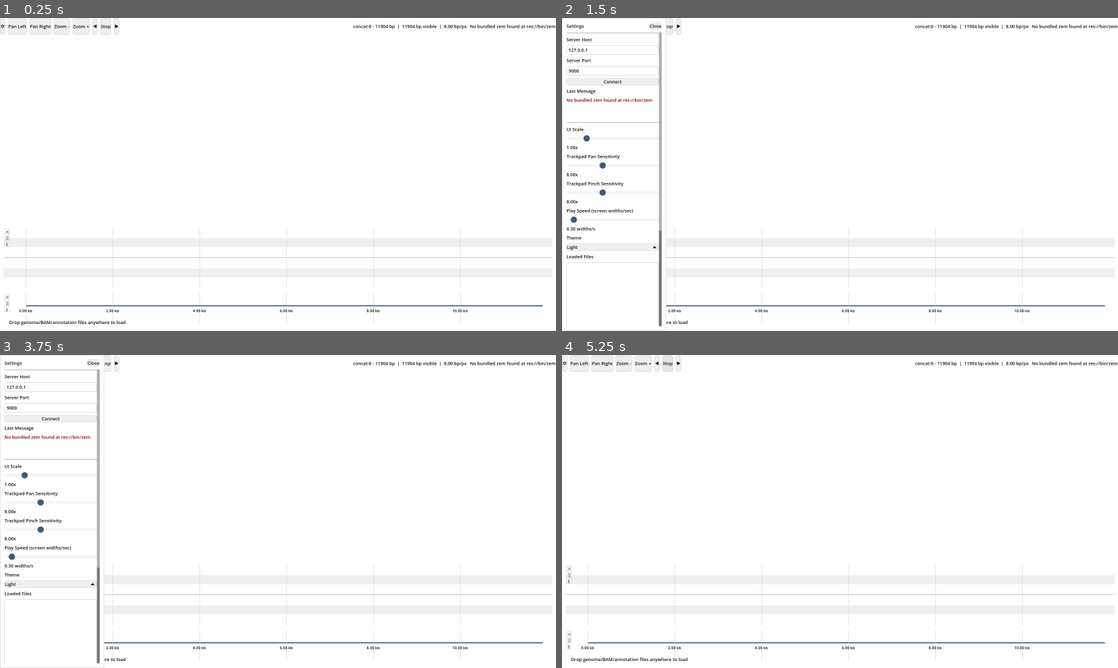
Above: before the commit, frames 1-4 (two rows, left to right).
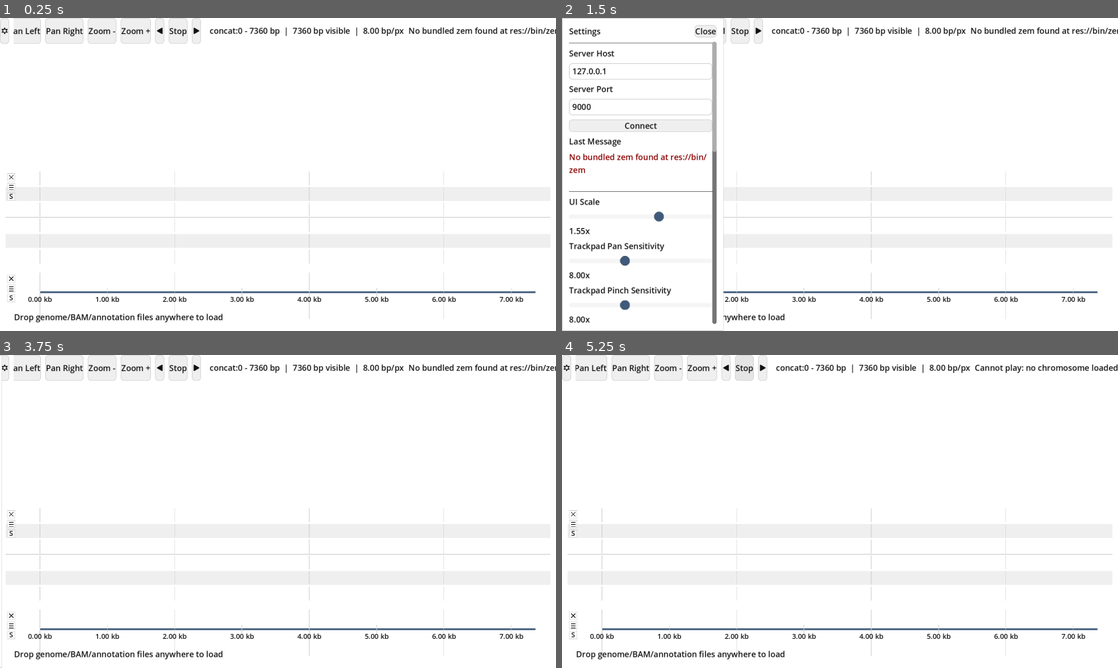
Above: after the commit, the same moments.

Repository: martinghunt/seqhiker
Game: Godot game, scene res://scenes/Main.tscn
The game is run twice, just before and just after one commit, with the same random seed, the same clock (stepped at 60 frames per second) and the same inputs.
Inputs:
- Up to frame 1 (0.25 s): no input
- Up to frame 2 (1.5 s): click "C" at 0.5 s; click "Pan Left" at 1.25 s
- Up to frame 3 (3.75 s): click "Pan Right" at 2 s; click "Zoom -" at 2.75 s; click "Zoom +" at 3.5 s
- Up to frame 4 (5.25 s): click "B" at 4.25 s; click "Stop" at 5 s

The runs differ from the first frame. In frame 1, 4.2% of the frame differs, in the area x 0-100%, y 0-99%; in frame 2, 7.2%, in the area x 0-100%, y 0-100%; in frame 3, 5.5%; in frame 4, 4.4%.

Commit message:
Add font size option

Diff:
--- a/scenes/Main.tscn
+++ b/scenes/Main.tscn
@@ -203,11 +203,11 @@
 min_value = 0.75
 max_value = 2.0
 step = 0.05
-value = 1.0
+value = 1.55
 
 [node name="UIScaleValue" type="Label" parent="SettingsPanel/SettingsMargin/SettingsLayout/SettingsScroll/SettingsContent"]
 layout_mode = 2
-text = "1.00x"
+text = "1.55x"
 
 [node name="TrackpadPanLabel" type="Label" parent="SettingsPanel/SettingsMargin/SettingsLayout/SettingsScroll/SettingsContent"]
 layout_mode = 2
--- a/scripts/genome_view.gd
+++ b/scripts/genome_view.gd
@@ -160,6 +160,9 @@
 var _region_select_has_selection := false
 var _region_select_start_edge := 0
 var _region_select_end_edge := 0
+var _font_size_small := 11
+var _font_size_medium := 13
+var _font_size_large := 14
 var _annotation_debug_stats := {
 	"seen": 0,
 	"drawn": 0,
@@ -259,6 +262,12 @@
 
 func set_trackpad_pinch_sensitivity(value: float) -> void:
 	_trackpad_pinch_sensitivity = clampf(value, 0.5, 20.0)
+
+func set_base_font_size(base_size: int) -> void:
+	_font_size_medium = clampi(base_size, 9, 24)
+	_font_size_small = maxi(8, _font_size_medium - 2)
+	_font_size_large = _font_size_medium + 1
+	queue_redraw()
 
 func set_read_view_mode(mode: int) -> void:
 	_read_view_mode = clampi(mode, READ_VIEW_STACK, READ_VIEW_FRAGMENT)
@@ -534,7 +543,7 @@
 		draw_line(Vector2(grab_rect.position.x + 3.0, ly), Vector2(grab_rect.position.x + grab_rect.size.x - 3.0, ly), palette["text"], 1.0)
 	draw_rect(settings_rect, Color(1, 1, 1, 0.35), true)
 	draw_rect(settings_rect, palette["grid"], false, 1.0)
-	draw_string(get_theme_default_font(), Vector2(settings_rect.position.x + 3.0, settings_rect.position.y + 11.0), "S", HORIZONTAL_ALIGNMENT_LEFT, -1, 10, palette["text"])
+	draw_string(get_theme_default_font(), Vector2(settings_rect.position.x + 3.0, settings_rect.position.y + 11.0), "S", HORIZONTAL_ALIGNMENT_LEFT, -1, _font_size_small, palette["text"])
 	_track_close_hitboxes.append({"rect": close_rect, "track_id": track_id})
 	_track_grab_hitboxes.append({"rect": grab_rect, "track_id": track_id})
 	_track_settings_hitboxes.append({"rect": settings_rect, "track_id": track_id})
@@ -602,7 +611,7 @@
 	var drawn_pairs: Dictionary = {}
 	var draw_snp_text := _can_draw_read_snp_letters()
 	var snp_font := get_theme_default_font()
-	var snp_font_size := clampi(int(floor(_read_row_h - 1.0)), 8, 14)
+	var snp_font_size := _read_text_font_size()
 	for read in _laid_out_reads:
 		var read_start: int = read["start"]
 		var read_end: int = read["end"]
@@ -689,12 +698,16 @@
 	if _read_row_h < 10.0:
 		return false
 	var font := get_theme_default_font()
-	var font_size := clampi(int(floor(_read_row_h - 1.0)), 8, 14)
+	var font_size := _read_text_font_size()
 	var char_px := font.get_string_size("A", HORIZONTAL_ALIGNMENT_LEFT, -1, font_size).x
 	if char_px <= 0.0:
 		return false
 	var pixels_per_bp := 1.0 / bp_per_px
 	return pixels_per_bp >= char_px + 1.0
+
+func _read_text_font_size() -> int:
+	var row_cap := clampi(int(floor(_read_row_h - 1.0)), 8, _font_size_large)
+	return mini(_font_size_medium, row_cap)
 
 func _draw_indel_markers(read: Dictionary, y: float) -> void:
 	var mid_y := y + _read_row_h * 0.5
@@ -854,7 +867,7 @@
 		var axis_col: Color = palette["grid"]
 		var text_col: Color = _axis_text_color()
 		var font := get_theme_default_font()
-		var font_size := 11
+		var font_size := _font_size_small
 		var tick_x := TRACK_LEFT_PAD - 8.0
 		var label_x := 8.0
 		draw_line(Vector2(tick_x, chart_top), Vector2(tick_x, chart_bottom), axis_col, 1.0)
@@ -1001,7 +1014,7 @@
 	var label_x := 8.0
 	var text_col: Color = _axis_text_color()
 	var font := get_theme_default_font()
-	var font_size := 11
+	var font_size := _font_size_small
 	var guide_col: Color = palette["grid"]
 	guide_col.a *= 0.45
 	draw_line(Vector2(TRACK_LEFT_PAD, top), Vector2(area.position.x + area.size.x - TRACK_RIGHT_PAD, top), guide_col, 1.0)
@@ -1099,7 +1112,7 @@
 			var label := _feature_annotation_label(feature, label_w)
 			if not label.is_empty():
 				var font := get_theme_default_font()
-				var font_size := 12
+				var font_size := _font_size_medium
 				var text_w := font.get_string_size(label, HORIZONTAL_ALIGNMENT_LEFT, -1, font_size).x
 				var draw_w := minf(label_w, text_w)
 				var label_rect := Rect2(Vector2(rect.position.x + 4.0, rect.position.y + 2.0), Vector2(draw_w, AA_ROW_H - 8.0))
@@ -1131,7 +1144,7 @@
 	if _zoom_tween != null and _zoom_tween.is_running():
 		return false
 	var font := get_theme_default_font()
-	var nuc_font_size := 14
+	var nuc_font_size := _font_size_large
 	var nuc_char_px := font.get_string_size("A", HORIZONTAL_ALIGNMENT_LEFT, -1, nuc_font_size).x
 	if nuc_char_px <= 0.0:
 		return false
@@ -1139,7 +1152,7 @@
 	var min_nuc_px := maxf(4.0, nuc_char_px * 0.45)
 	if pixels_per_bp < min_nuc_px:
 		return false
-	var aa_font_size := 12
+	var aa_font_size := _font_size_medium
 	var aa_char_px := font.get_string_size("M", HORIZONTAL_ALIGNMENT_LEFT, -1, aa_font_size).x
 	if aa_char_px <= 0.0:
 		return false
@@ -1148,7 +1161,7 @@
 
 func _can_draw_nucleotide_letters() -> bool:
 	var font := get_theme_default_font()
-	var font_size := 14
+	var font_size := _font_size_large
 	var char_px := font.get_string_size("A", HORIZONTAL_ALIGNMENT_LEFT, -1, font_size).x
 	if char_px <= 0.0:
 		return false
@@ -1159,7 +1172,7 @@
 	if not _can_draw_aa_letters():
 		return
 	var font := get_theme_default_font()
-	var aa_font_size := 12
+	var aa_font_size := _font_size_medium
 	var aa_char_px := font.get_string_size("M", HORIZONTAL_ALIGNMENT_LEFT, -1, aa_font_size).x
 
 	var seq_len := reference_sequence.length()
@@ -1264,13 +1277,13 @@
 		var label_x := x0 + 4.0
 		var label_w := maxf(0.0, x1 - x0 - 8.0)
 		if label_w > 12.0:
-			draw_string(get_theme_default_font(), Vector2(label_x, top_y + 16.0), chr_label, HORIZONTAL_ALIGNMENT_LEFT, label_w, 12, _axis_text_color())
+			draw_string(get_theme_default_font(), Vector2(label_x, top_y + 16.0), chr_label, HORIZONTAL_ALIGNMENT_LEFT, label_w, _font_size_medium, _axis_text_color())
 
 	var span := _plot_width() * bp_per_px
 	if span <= 0:
 		return
 	var font := get_theme_default_font()
-	var font_size := 11
+	var font_size := _font_size_small
 	var max_tick_labels := 8
 	var tick_step := _axis_tick_step(span)
 	var segment_tick_labels: Array = []
@@ -1363,7 +1376,7 @@
 			draw_line(Vector2(x, line_y - 8), Vector2(x, line_y + 8), palette["grid"], 1.0)
 			var label := _format_axis_bp(tick, int(tick_step))
 			var font := get_theme_default_font()
-			var font_size := 11
+			var font_size := _font_size_small
 			var label_w := font.get_string_size(label, HORIZONTAL_ALIGNMENT_LEFT, -1, font_size).x
 			draw_string(font, Vector2(x - label_w * 0.5, top_y + 54), label, HORIZONTAL_ALIGNMENT_LEFT, -1, font_size, _axis_text_color())
 		tick += int(tick_step)
@@ -1383,9 +1396,9 @@
 
 func _draw_file_status() -> void:
 	if loaded_files.is_empty():
-		draw_string(get_theme_default_font(), Vector2(16, size.y - 10), "Drop genome/BAM/annotation files anywhere to load", HORIZONTAL_ALIGNMENT_LEFT, -1, 13, palette["text"])
+		draw_string(get_theme_default_font(), Vector2(16, size.y - 10), "Drop genome/BAM/annotation files anywhere to load", HORIZONTAL_ALIGNMENT_LEFT, -1, _font_size_medium, palette["text"])
 	else:
-		draw_string(get_theme_default_font(), Vector2(16, size.y - 10), "Loaded files: %d" % loaded_files.size(), HORIZONTAL_ALIGNMENT_LEFT, -1, 13, palette["text"])
+		draw_string(get_theme_default_font(), Vector2(16, size.y - 10), "Loaded files: %d" % loaded_files.size(), HORIZONTAL_ALIGNMENT_LEFT, -1, _font_size_medium, palette["text"])
 
 func _draw_nucleotide_letters(_top_y: float, line_y: float) -> void:
 	if reference_sequence.is_empty():
@@ -1393,7 +1406,7 @@
 	if not _can_draw_nucleotide_letters():
 		return
 	var font := get_theme_default_font()
-	var font_size := 14
+	var font_size := _font_size_large
 
 	var base_count: int = reference_sequence.length()
 	if base_count <= 0:
@@ -1446,7 +1459,7 @@
 	if max_width <= 0.0:
 		return ""
 	var font := get_theme_default_font()
-	var font_size := 12
+	var font_size := _font_size_medium
 	var label_name := str(feature.get("name", "")).strip_edges()
 	var id := str(feature.get("id", "")).strip_edges()
 	if label_name.is_empty():
--- a/scripts/main.gd
+++ b/scripts/main.gd
@@ -37,7 +37,9 @@
 const ROOT_VERTICAL_GAP := 8.0
 const CONTENT_MARGIN_BOTTOM := 10.0
 const READS_TRACK_MIN_HEIGHT := 140.0
-const UI_FONT_SIZE := 13
+const DEFAULT_UI_FONT_SIZE := 15
+const MIN_UI_FONT_SIZE := 9
+const MAX_UI_FONT_SIZE := 24
 
 @onready var background: ColorRect = $Background
 @onready var genome_view: Control = $Root/ContentMargin/GenomeView
@@ -126,6 +128,9 @@
 var _track_order_label: Label
 var _track_order_list: ItemList
 var _track_visibility_box: VBoxContainer
+var _font_size_label: Label
+var _font_size_spin: SpinBox
+var _ui_font_size := DEFAULT_UI_FONT_SIZE
 var _track_dragging := false
 var _track_drag_index := -1
 var _track_drop_index := -1
@@ -176,6 +181,7 @@
 	_themes_lib = ThemesLibScript.new()
 	_disable_button_focus()
 	_setup_theme_selector()
+	_setup_font_size_control()
 	_setup_read_view_controls()
 	_setup_sequence_controls()
 	_setup_track_order_controls()
@@ -189,6 +195,7 @@
 	_apply_depth_plot_height()
 	_update_window_min_height()
 	_apply_theme(theme_option.get_item_text(theme_option.selected))
+	_on_ui_scale_changed(ui_scale_slider.value)
 	_on_trackpad_pan_changed(trackpad_pan_slider.value)
 	_on_trackpad_pinch_changed(trackpad_pinch_slider.value)
 	_on_play_speed_changed(play_speed_slider.value)
@@ -243,6 +250,18 @@
 		if theme_option.get_item_text(i) == "Light":
 			theme_option.select(i)
 			break
+
+func _setup_font_size_control() -> void:
+	_font_size_label = Label.new()
+	_font_size_label.text = "Font Size"
+	_font_size_spin = SpinBox.new()
+	_font_size_spin.min_value = MIN_UI_FONT_SIZE
+	_font_size_spin.max_value = MAX_UI_FONT_SIZE
+	_font_size_spin.step = 1
+	_font_size_spin.value = _ui_font_size
+	_font_size_spin.value_changed.connect(_on_font_size_changed)
+	settings_content.add_child(_font_size_label)
+	settings_content.add_child(_font_size_spin)
 
 func _connect_ui() -> void:
 	settings_toggle_button.pressed.connect(_toggle_settings)
@@ -432,6 +451,12 @@
 
 func _on_play_speed_changed(value: float) -> void:
 	play_speed_value.text = "%.2f widths/s" % value
+
+func _on_font_size_changed(value: float) -> void:
+	_ui_font_size = clampi(int(round(value)), MIN_UI_FONT_SIZE, MAX_UI_FONT_SIZE)
+	if _font_size_spin != null and int(_font_size_spin.value) != _ui_font_size:
+		_font_size_spin.value = _ui_font_size
+	_apply_theme(theme_option.get_item_text(theme_option.selected))
 
 func _start_auto_play() -> void:
 	if _current_chr_len <= 0:
@@ -1062,11 +1087,12 @@
 	if not _themes_lib.has_theme(theme_name):
 		return
 	var palette: Dictionary = _themes_lib.palette(theme_name)
-	self.theme = _themes_lib.make_theme(theme_name, UI_FONT_SIZE)
+	self.theme = _themes_lib.make_theme(theme_name, _ui_font_size)
 	_theme_text_color = palette["text"]
 	_theme_error_color = palette["status_error"]
 	background.color = palette["bg"]
 	genome_view.set_palette(_themes_lib.genome_palette(theme_name))
+	genome_view.set_base_font_size(_ui_font_size)
 	feature_name_label.add_theme_color_override("default_color", palette["text"])
 	feature_type_label.add_theme_color_override("default_color", palette["text"])
 	feature_range_label.add_theme_color_override("default_color", palette["text"])
@@ -2029,6 +2055,9 @@
 		play_speed_slider.value = 0.3
 	trackpad_pan_slider.value = float(cfg.get_value("input", "trackpad_pan_sensitivity", trackpad_pan_slider.value))
 	trackpad_pinch_slider.value = float(cfg.get_value("input", "trackpad_pinch_sensitivity", trackpad_pinch_slider.value))
+	_ui_font_size = clampi(int(cfg.get_value("ui", "font_size", DEFAULT_UI_FONT_SIZE)), MIN_UI_FONT_SIZE, MAX_UI_FONT_SIZE)
+	if _font_size_spin != null:
+		_font_size_spin.value = _ui_font_size
 
 	var theme_name := str(cfg.get_value("ui", "theme", theme_option.get_item_text(theme_option.selected)))
 	_select_theme_option(theme_name)
@@ -2093,6 +2122,7 @@
 	cfg.set_value("ui", "scale", ui_scale_slider.value)
 	cfg.set_value("ui", "play_speed_widths_per_sec", play_speed_slider.value)
 	cfg.set_value("ui", "theme", theme_option.get_item_text(theme_option.selected))
+	cfg.set_value("ui", "font_size", _ui_font_size)
 	cfg.set_value("ui", "sequence_view_mode", _seq_view_option.selected)
 	cfg.set_value("ui", "concat_gap_bp", _concat_gap_bp)
 	cfg.set_value("ui", "selected_sequence_name", _selected_seq_name)
